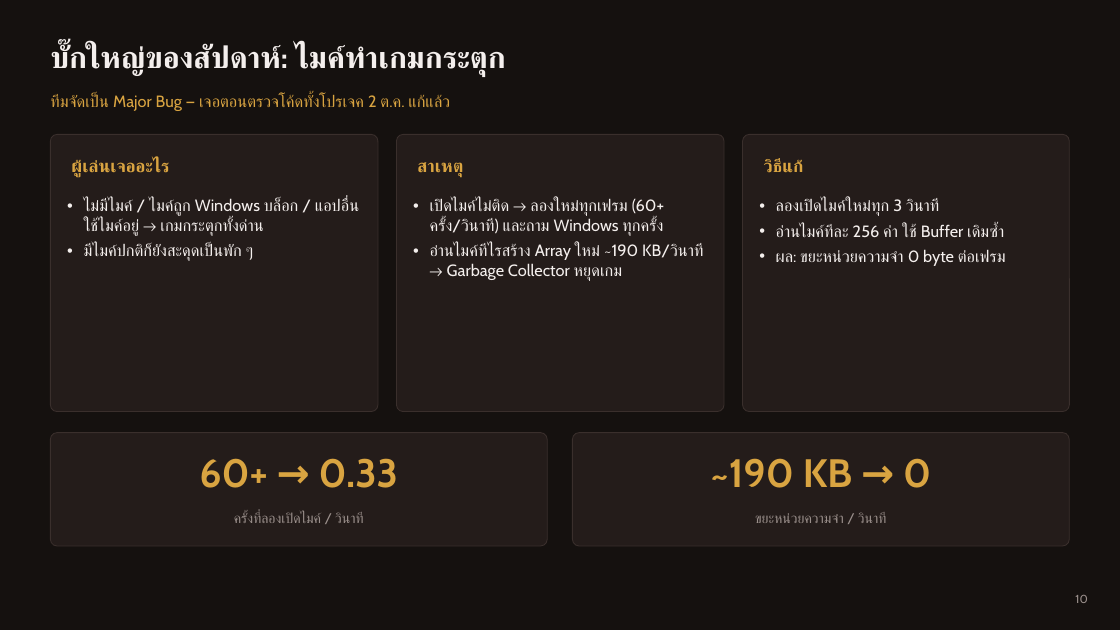
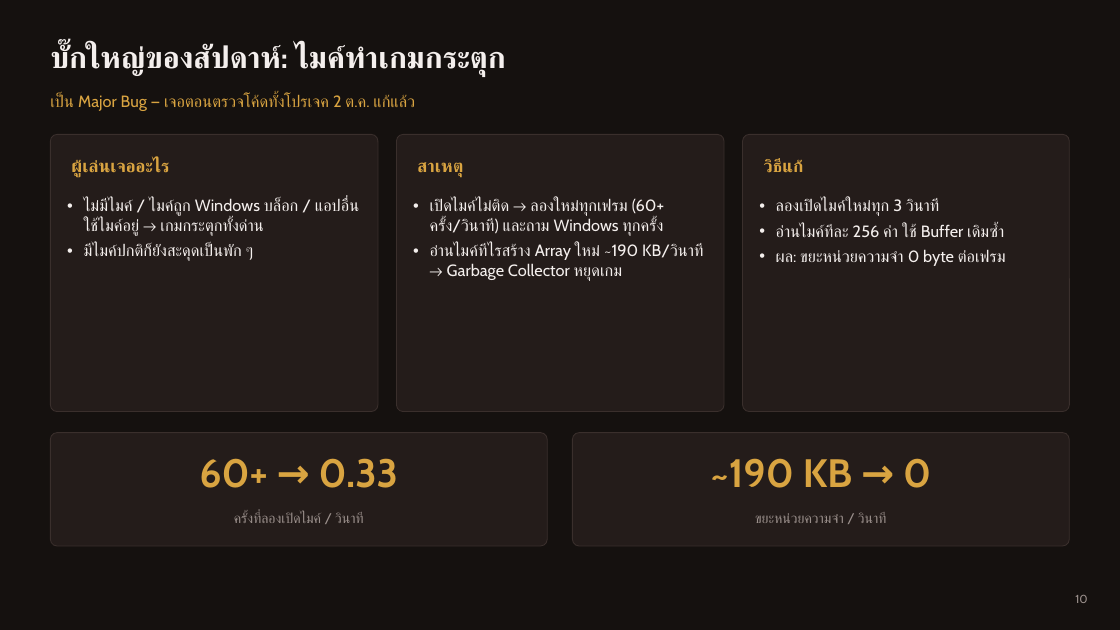
Before and after one commit to AtirojDev12/Pre-Thesis, a slide deck: slide 10 of Kong & Head Pro Grammer Presentation/Pre-Thesis_MyWork_Week6.pptx. Drawn at 1120x630 pixels with LibreOffice and Linux fonts; fonts in the diff are those of the drawing. Boxes give left, top, right and bottom in pixels: in the first picture for what was removed or moved away, otherwise in the second. Text is boxed around its words. In the diff, an @@ line names an element or a change of style, - is before the commit and + after.

```diff
--- a/Kong & Head Pro Grammer Presentation/Pre-Thesis_MyWork_Week6.pptx
+++ b/Kong & Head Pro Grammer Presentation/Pre-Thesis_MyWork_Week6.pptx
@@ text at (50, 95, 415, 111): text changed @@
-ทีมจัดเป็น Major Bug — เจอตอนตรวจโค้ดทั้งโปรเจค 2 ต.ค. แก้แล้ว
+เป็น Major Bug — เจอตอนตรวจโค้ดทั้งโปรเจค 2 ต.ค. แก้แล้ว
```
Also in this commit, not shown: 11 other slides changed, 4 other files.
